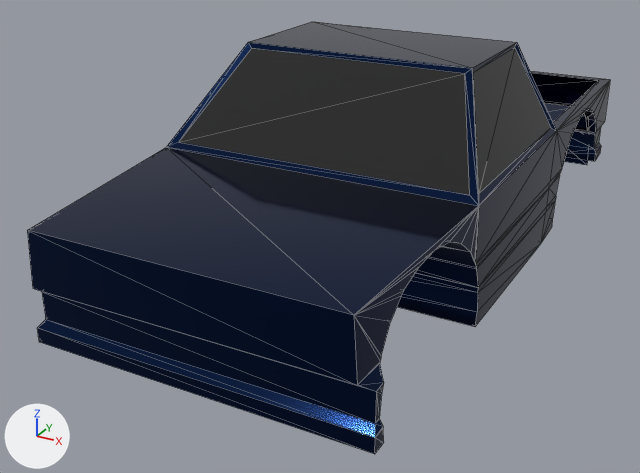
What one commit did to the glTF model public/threeDModels/pickup/carbody.glb.
Both versions are drawn from a 50 mm camera at (2.4, -5.14, 1.85) aimed at (-0.21, -0.4, -0.52). The axes (+X, +Y, +Z) are drawn at lower left. The lights are the same throughout. Mesh edges are drawn as thin lines.
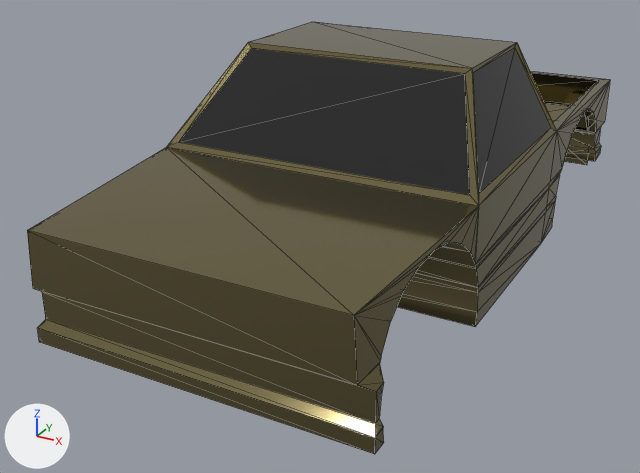
Edits to the scene script, one JSON object a line:
```json
{"op": "set", "path": "mat_body_color.base_color", "old": "(0.00755, 0.0217, 0.0811)", "new": "(0.292, 0.246, 0.12)", "note": "dark blue #152950 -> yellow #938861"}
```

Where the change shows, as pixel boxes (x1, y1, x2, y2) in the pictures (640 x 473 px):
```json
{"object": "Cylinder.005", "change": "recoloured", "before": [27, 22, 610, 454], "after": [27, 22, 610, 454]}
```
